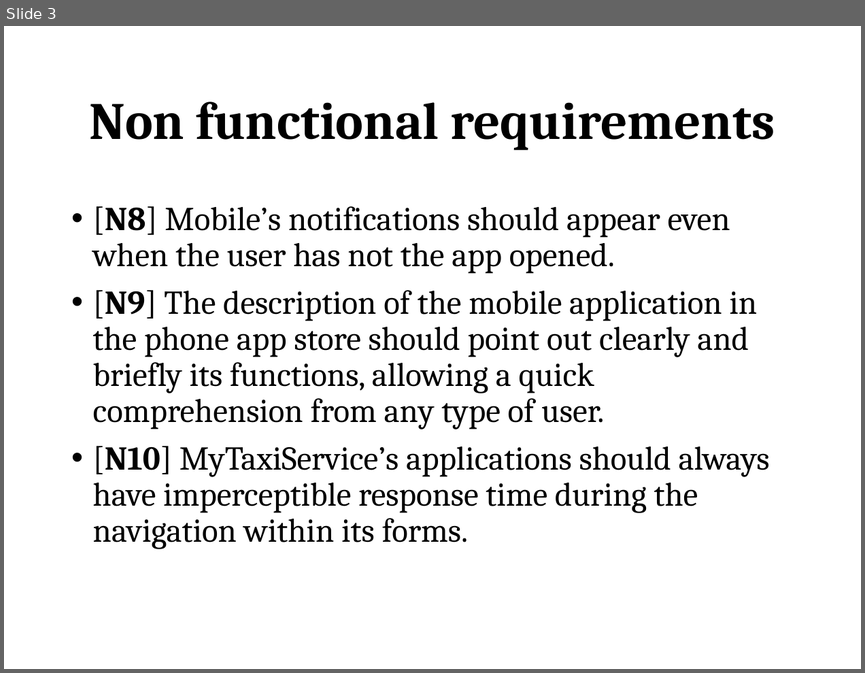
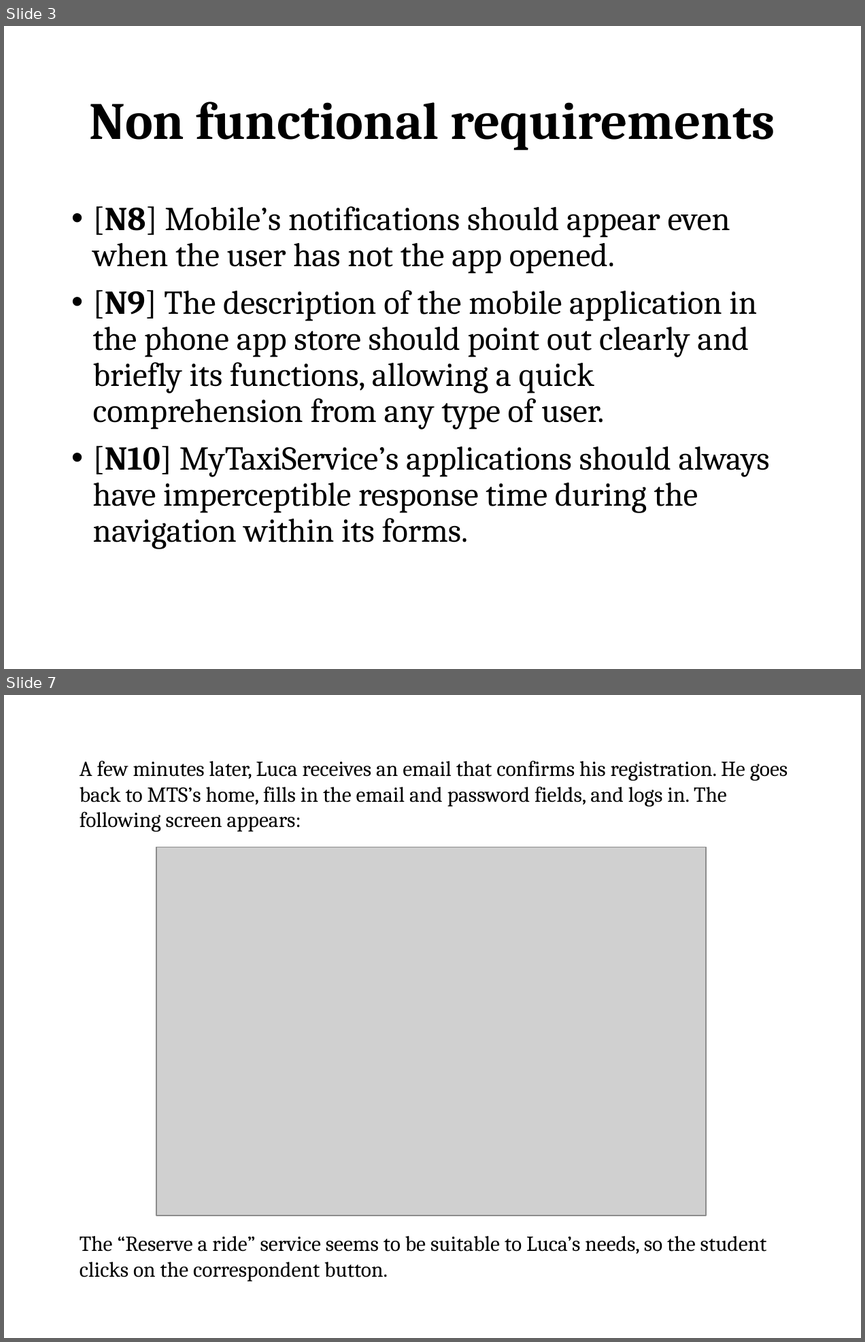
Before and after one commit to MarcoRomani/myTaxyService-SE2-PozziRomani, a slide deck: OtherStuff/Presentation/Non fun req + Scenarios + mockups.pptx. Shown one above the other, each under a label of ours: slide 3 before the commit, slides 3 and 7 after it; the slides between them are not shown. The pictures are 865x673 and 865x1342 pixels, drawn with LibreOffice and Linux fonts; fonts in the diff are those of the drawing; grey boxes stand for pictures. Boxes give left, top, right and bottom in pixels: in the first picture for what was removed or moved away, otherwise in the second. Text is boxed around its words. In the diff, an @@ line names an element or a change of style, - is before the commit and + after.

```diff
--- a/OtherStuff/Presentation/Non fun req + Scenarios + mockups.pptx
+++ b/OtherStuff/Presentation/Non fun req + Scenarios + mockups.pptx
@@ slide 7 added at <box>4,695,861,1338</box>, background #FFFFFF @@
@@ text added at <box>79,760,788,832</box>, 18 pt, text #000000 @@
+A few minutes later, Luca receives an email that confirms his registration. He goes back to MTS’s home, fills in the email and password fields, and logs in. The following screen appears:
@@ picture added at <box>156,847,706,1215</box> @@
@@ text added at <box>79,1236,767,1281</box>, 18 pt, text #000000 @@
+The “Reserve a ride” service seems to be suitable to Luca’s needs, so the student clicks on the correspondent button.
```
Also in this commit, not shown: 1 slide changed, 5 other slides added, 1 other file.
